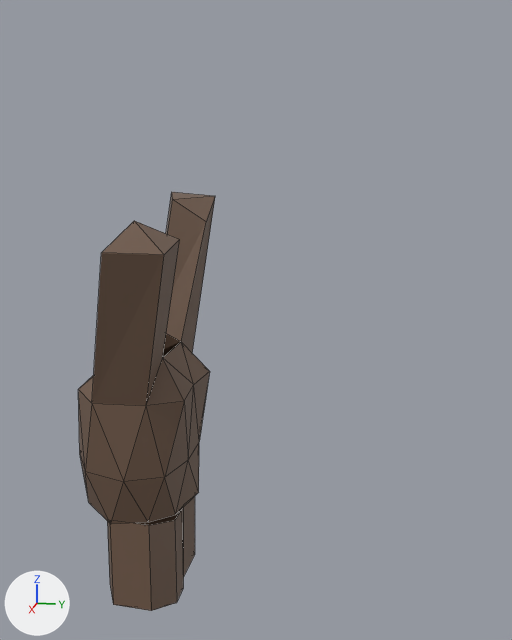
The Blender file models/player.blend, before and after one commit.
Before and after are seen from a 50 mm lens placed at (3.14, 1.17, 1.73), pointed at (-0.04, 0.53, 0.93). The axes (+X, +Y, +Z) are drawn at lower left. The lights are the same throughout. The older version comes first. Mesh edges are drawn as thin lines.

In view in the first picture: 'Lleg', 'Rleg', 'hands', 'main body'.
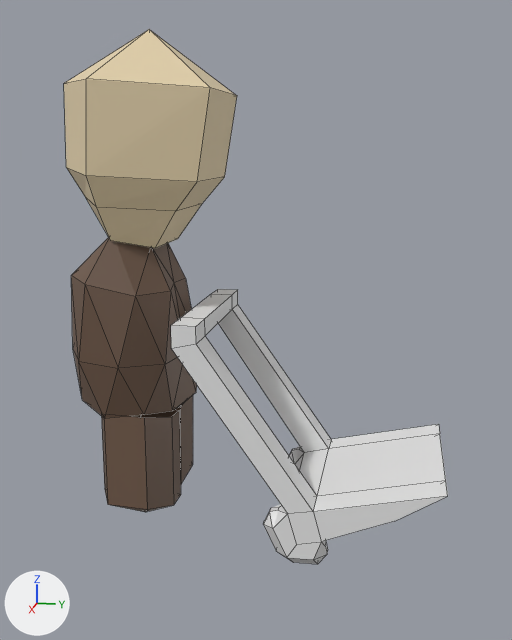
Changed parts and their boxes [x1, y1, x2, y2] in the pictures (512 x 640 px; the box of a moved part takes in the faces that stretch with it):
'main body', reshaped, moved: before [78, 334, 210, 524]; after [71, 237, 197, 418]
'Cube', added: after [171, 289, 448, 564]
'main body.001', shown (beige): after [64, 29, 237, 248]
'hands', hidden (brown): before [92, 192, 215, 406]
'Rleg', moved: before [107, 509, 183, 611]; after [102, 410, 181, 512]
'Lleg', moved: before [182, 496, 195, 578]; after [175, 396, 193, 484]
part 1 of me_icosphere, moved or reshaped: before [92, 334, 210, 522]; after [85, 239, 191, 415]

What the commit changed:
me_icosphere is used by ob_main_body; location (0.001, 0.0, 0.0).
me_icosphere had 39 vertices, 61 faces and spanned x -0.428..0.358, y -0.358..0.253, z -0.073..0.822.
me_icosphere now has 39 vertices, 61 faces and spans x -0.428..0.358, y -0.358..0.237, z -0.073..0.822.
Part 1, on me_icosphere:
Vertex 7 of me_icosphere moves from (-0.24, 0.253, 0.602) at pixel (209, 371) to (-0.198, 0.148, 0.553) at pixel (185, 278).
Vertex 8 of me_icosphere moves from (0.21, 0.253, 0.602) at pixel (184, 401) to (0.162, 0.186, 0.559) at pixel (170, 291).
Vertex 24 of me_icosphere moves from (-0.34, 0.167, 0.251) to (-0.278, 0.167, 0.251).
Vertex 25 of me_icosphere moves from (0.281, 0.171, 0.251) at pixel (164, 477) to (0.221, 0.171, 0.237) at pixel (165, 364).
Vertex 30 of me_icosphere moves from (-0.374, 0.114, 0.613) to (-0.305, 0.114, 0.442).
Vertex 31 of me_icosphere moves from (-0.006, 0.234, 0.606) at pixel (193, 384) to (-0.007, 0.151, 0.565) at pixel (174, 282).
Vertex 32 of me_icosphere moves from (0.331, 0.114, 0.613) at pixel (146, 405) to (0.31, 0.079, 0.564) at pixel (135, 296).
Vertex 36 of me_icosphere moves from (-0.15, 0.13, 0.778) at pixel (181, 341) to (-0.147, 0.071, 0.751).
Vertex 37 of me_icosphere moves from (0.138, 0.13, 0.778) at pixel (162, 357) to (0.14, 0.095, 0.755) at pixel (151, 246).
Mesh me_cube is new.
It has 84 vertices, 90 faces and spans x -0.394..0.394, y -0.706..0.454, z -0.15..0.928.
Object 'main body' (ob_main_body) moves from (0.001, 0.0, 0.0) to (0.001, 0.0, 0.539).
Object 'main body.001' (ob_main_body_001) is now shown.
Object 'main body.001' (ob_main_body_001) moves from (0.001, 0.0, 0.0) to (0.001, 0.0, 0.539).
Object 'Rleg' (ob_rleg) moves from (0.001, 0.0, 0.0) to (0.001, 0.0, 0.539).
Object 'Lleg' (ob_lleg) moves from (0.001, 0.0, 0.0) to (0.001, 0.0, 0.539).
Object 'hands' (ob_hands) moves from (0.001, 0.0, 0.0) to (0.001, 0.0, 0.539).
Object 'hands' (ob_hands) is now hidden.
Object 'Cube' (ob_cube) is new; it shows me_cube.
Its location is (0.0, 0.966, 0.075).
